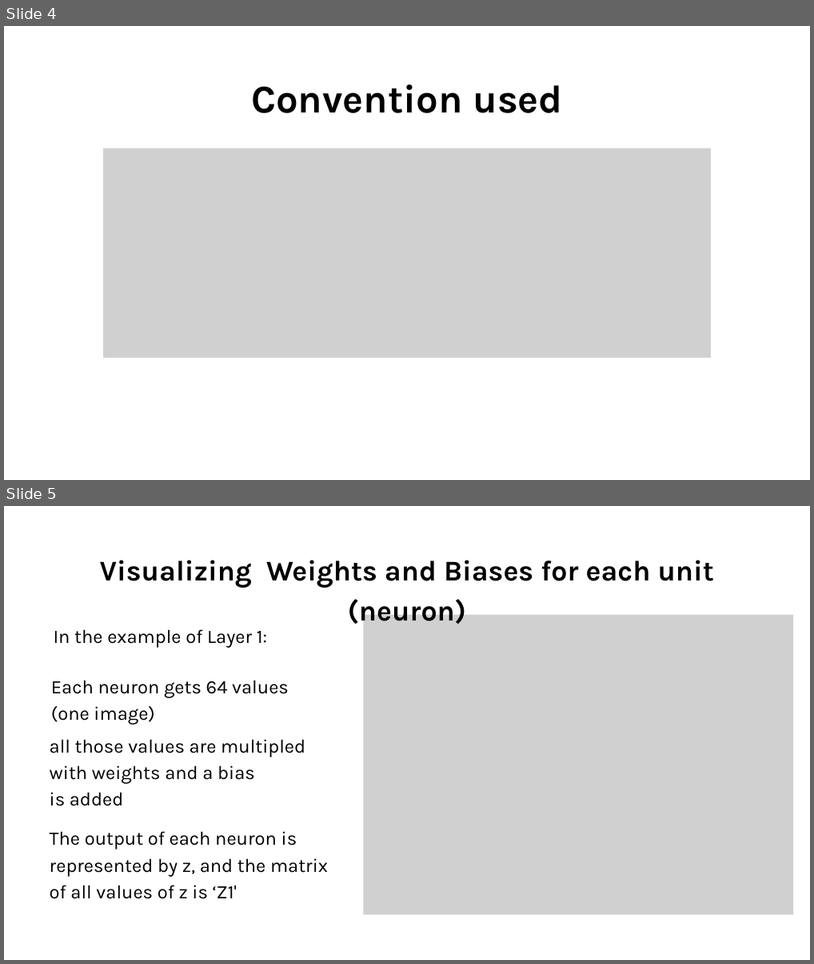
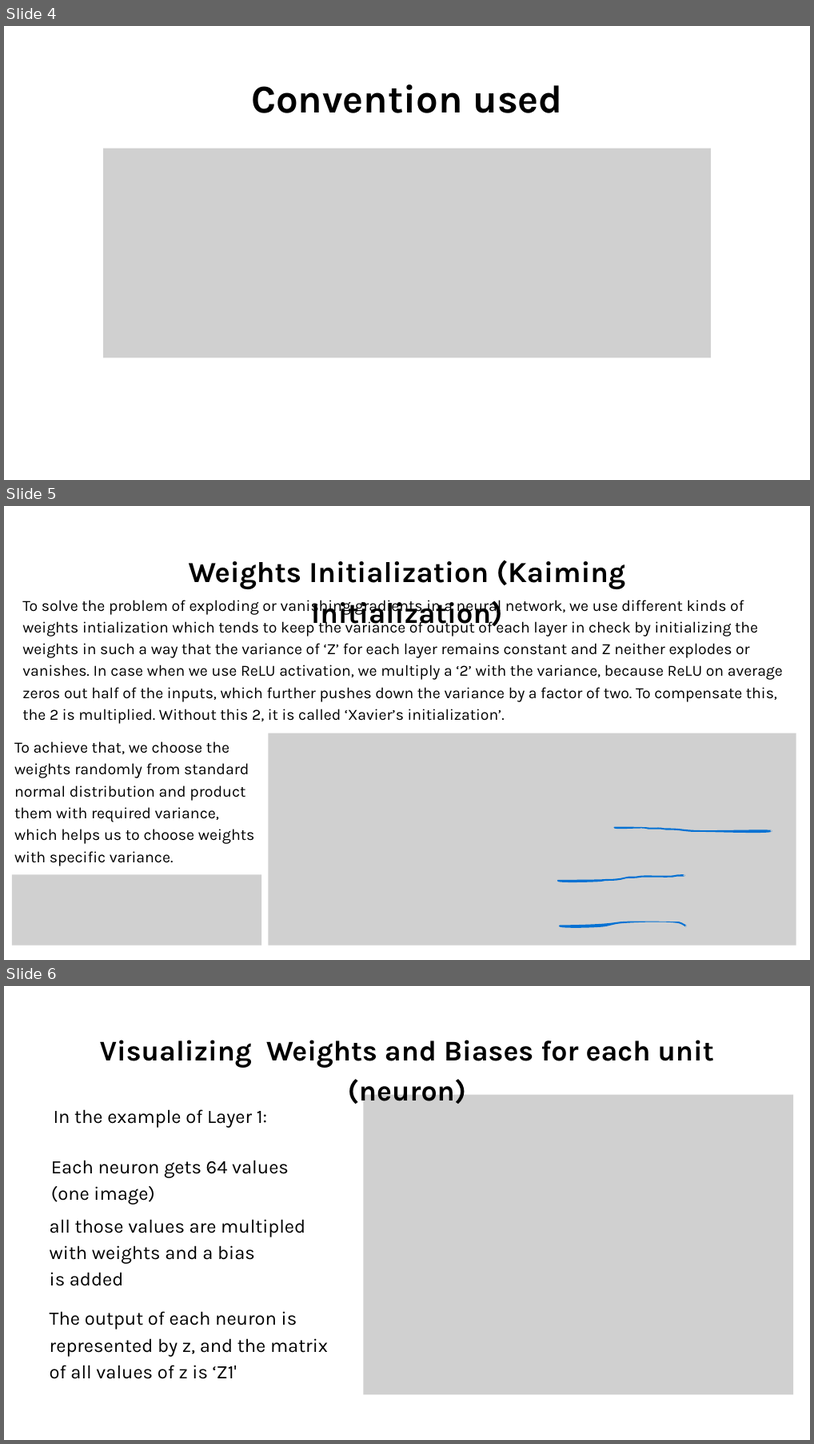
Before and after one commit to divyansh-coder-git/Neural-Network-from-Scatch, a slide deck: Presentation/Neural Network Implementation.pptx. Shown one above the other, each under a label of ours: slides 4 and 5 before the commit, slides 4, 5 and 6 after it. The pictures are 814x964 and 814x1444 pixels, drawn with LibreOffice and Linux fonts; fonts in the diff are those of the drawing; grey boxes stand for pictures. Boxes give left, top, right and bottom in pixels: in the first picture for what was removed or moved away, otherwise in the second. Text is boxed around its words. In the diff, an @@ line names an element or a change of style, - is before the commit and + after.

Commit message:
Updated the presentation PDFs

```diff
--- a/Presentation/Neural Network Implementation.pptx
+++ b/Presentation/Neural Network Implementation.pptx
@@ slide 5 added at [4,506,810,960], background #FFFFFF @@
@@ text added at [189,560,626,630], 52 pt, text #000000, bold @@
+Weights Initialization (Kaiming Initialization)
@@ text added at [22,600,783,724], 27.8 pt, text #000000 @@
+To solve the problem of exploding or vanishing gradients in a neural network, we use different kinds of weights intialization which tends to keep the variance of output of each layer in check by initializing the weights in such a way that the variance of ‘Z’ for each layer remains constant and Z neither explodes or vanishes. In case when we use ReLU activation, we multiply a ‘2’ with the variance, because ReLU on average zeros out half of the inputs, which further pushes down the variance by a factor of two. To compensate this, the 2 is multiplied. Without this 2, it is called ‘Xavier’s initialization’.
@@ text added at [14,741,255,866], 28 pt, text #000000 @@
+To achieve that, we choose the weights randomly from standard
+normal distribution and product
+them with required variance, which helps us to choose weights with specific variance.
@@ picture added at [269,732,797,944] @@
@@ freeform shape added at [614,827,773,832], fill #0571D3 @@
@@ picture added at [12,875,262,945] @@
@@ freeform shape added at [557,874,685,882], fill #0571D3 @@
@@ freeform shape added at [559,921,687,928], fill #0571D3 @@
@@ what was slide 5 is now slide 6 @@
```
Also in this commit, not shown: 1 other file.
